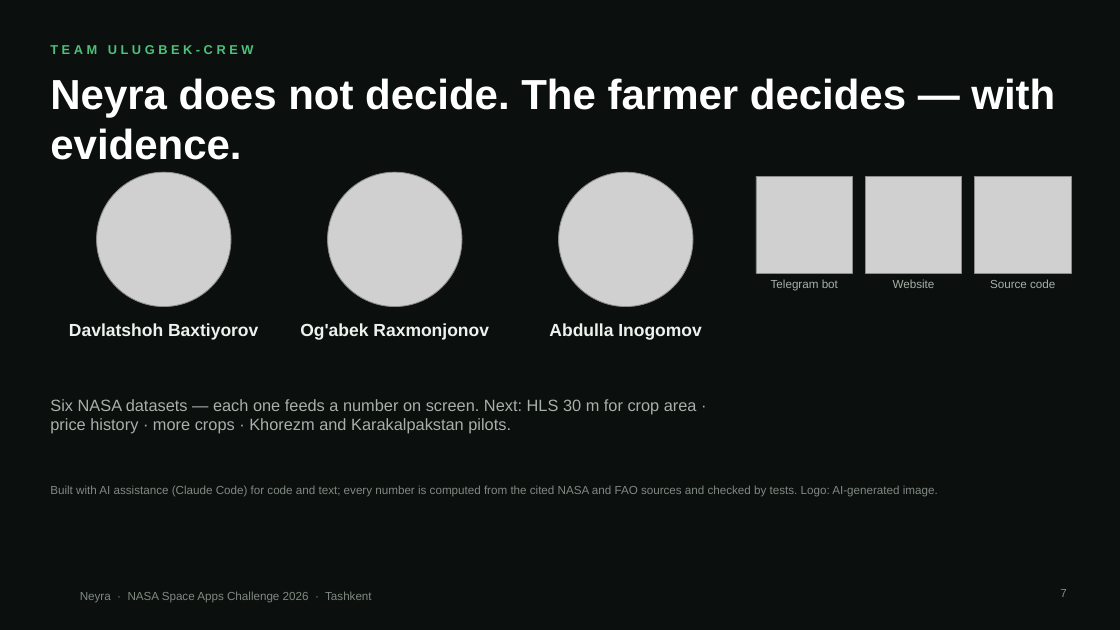
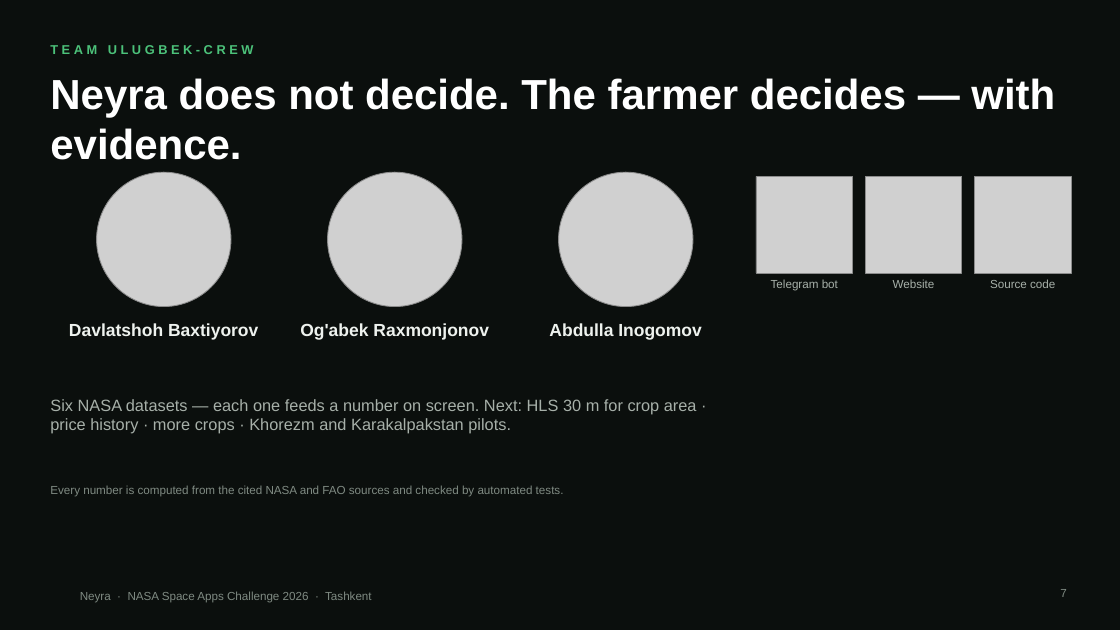
Before and after one commit to davlatshoh-bakhtiyorov/ulugbekcrewnasa, a slide deck: slide 7 of docs/demo/Neyra-pitch.pptx. Drawn at 1120x630 pixels with LibreOffice and Linux fonts; fonts in the diff are those of the drawing; grey boxes stand for pictures; background and template pictures are left out. Boxes give left, top, right and bottom in pixels: in the first picture for what was removed or moved away, otherwise in the second. Text is boxed around its words. In the diff, an @@ line names an element or a change of style, - is before the commit and + after.

```diff
--- a/docs/demo/Neyra-pitch.pptx
+++ b/docs/demo/Neyra-pitch.pptx
@@ text at bbox=[50, 485, 564, 497]: text changed @@
-Built with AI assistance (Claude Code) for code and text; every number is computed from the cited NASA and FAO sources and checked by tests. Logo: AI-generated image.
+Every number is computed from the cited NASA and FAO sources and checked by automated tests.
```
Also in this commit, not shown: 7 other files.
